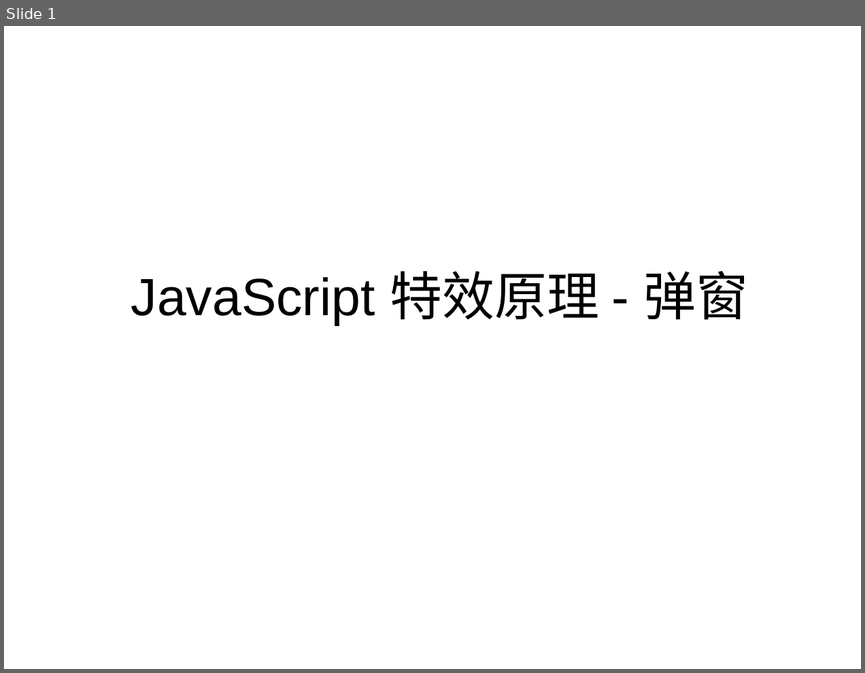
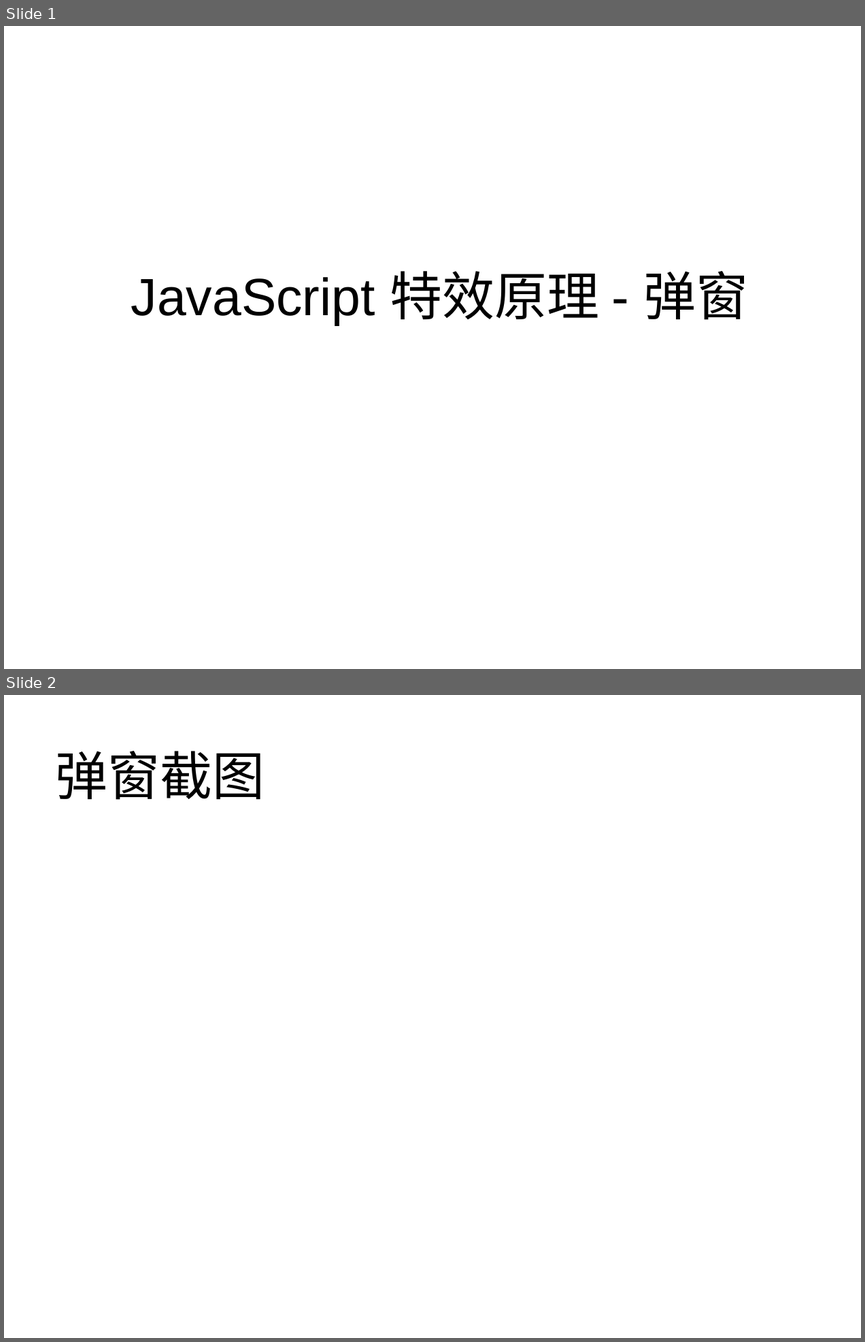
Before and after one commit to panxuepeng/javascript, a slide deck: JavaScript 特效原理 - 弹窗.ppt. Shown one above the other, each under a label of ours: slide 1 before the commit, slides 1 and 2 after it. The pictures are 865x673 and 865x1342 pixels, drawn with LibreOffice and Linux fonts; fonts in the diff are those of the drawing. Boxes give left, top, right and bottom in pixels: in the first picture for what was removed or moved away, otherwise in the second. Text is boxed around its words. In the diff, an @@ line names an element or a change of style, - is before the commit and + after.

```diff
--- a/JavaScript 特效原理 - 弹窗.ppt
+++ b/JavaScript 特效原理 - 弹窗.ppt
@@ slide 2 added at bbox=[4, 695, 861, 1338], background #FFFFFF @@
@@ title added at bbox=[55, 751, 264, 800], 44 pt, text #000000 @@
+弹窗截图
```
Also in this commit, not shown: 12 other slides added, 14 other files.
